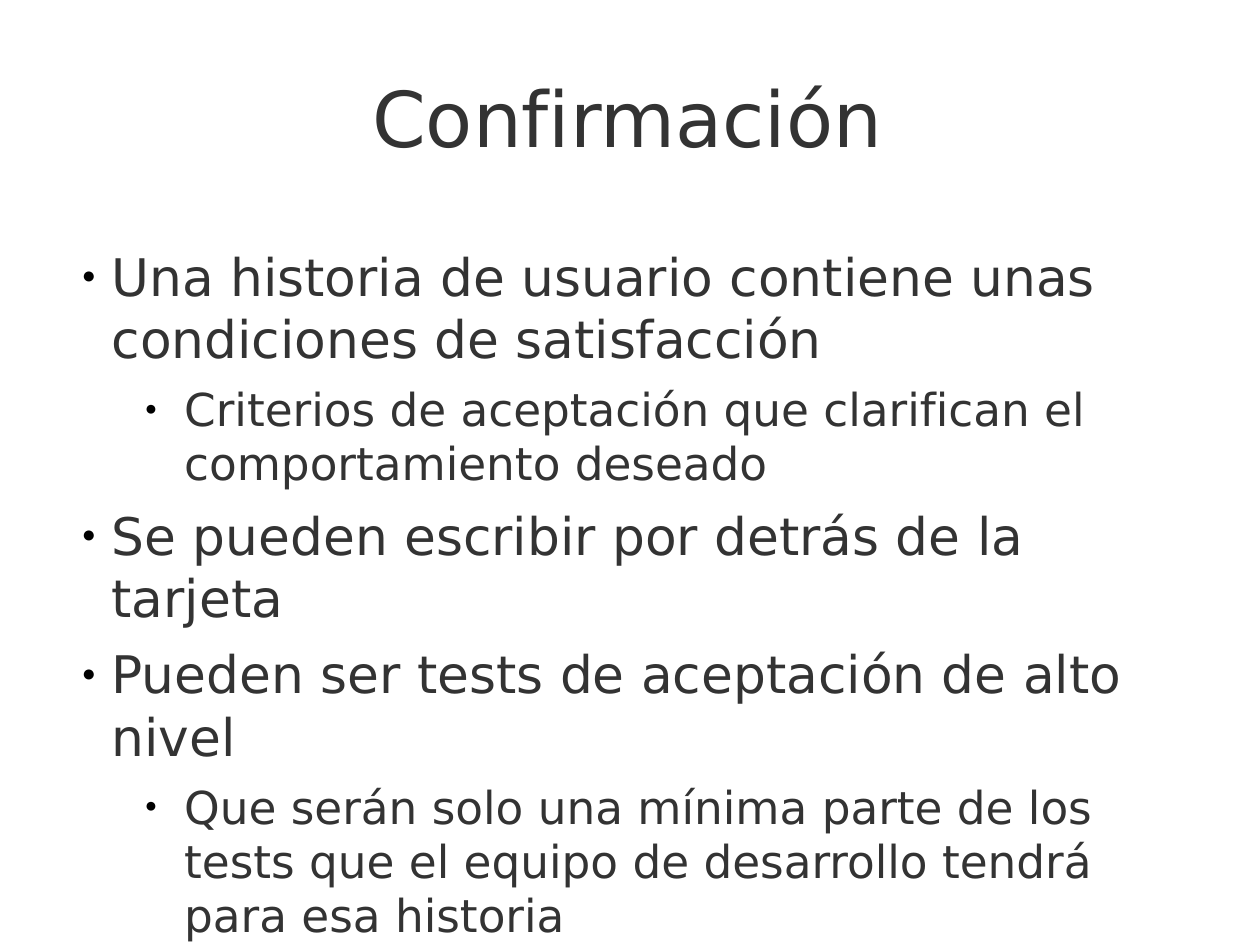
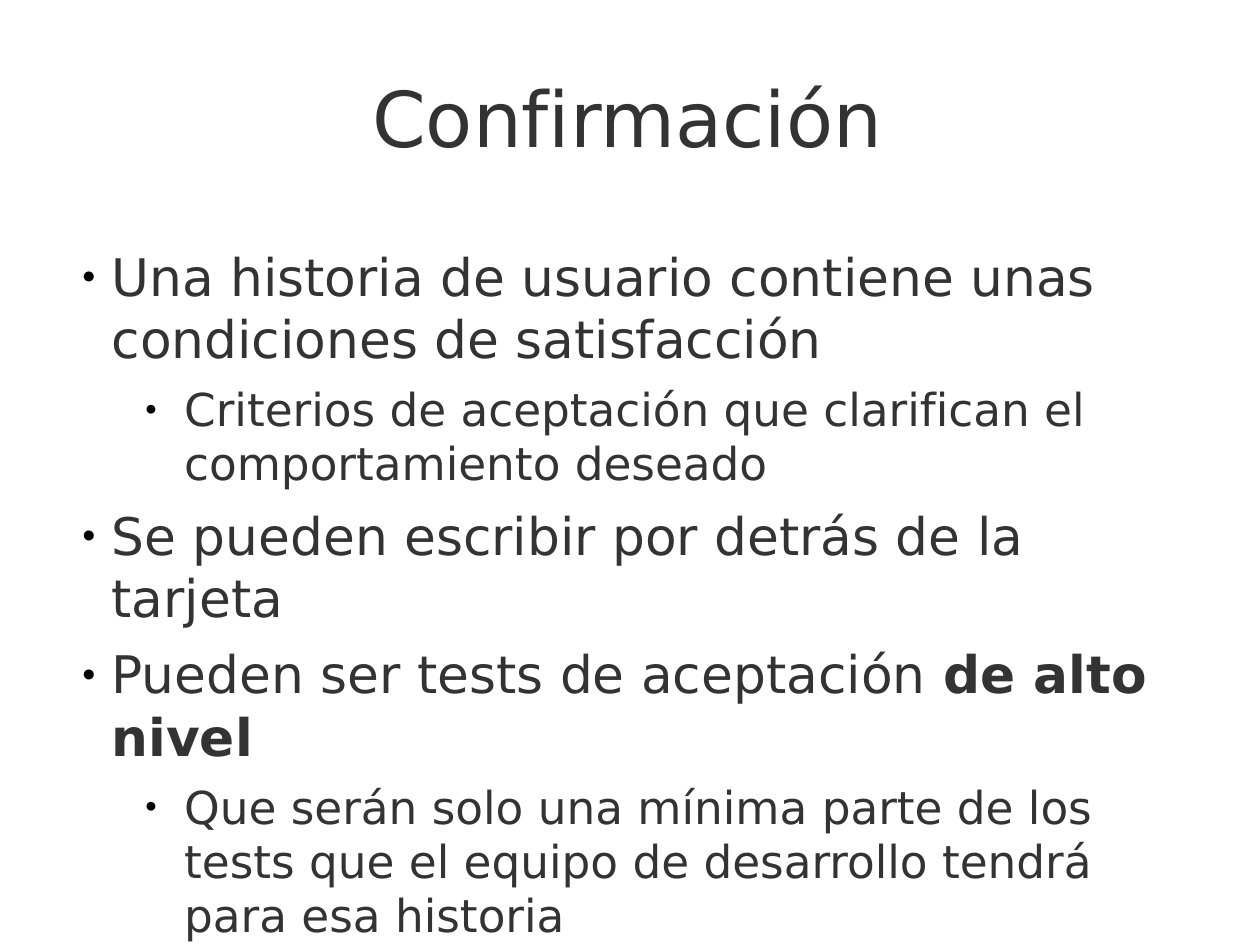
Before and after one commit to UNIZAR-30248-GeProSoft/scrum-slides, a slide deck: slide 14 of 7i_GPS-S04-Scrum-RequisitosHistoriasUsuario.odp. Drawn at 1260x945 pixels with LibreOffice and Linux fonts; fonts in the diff are those of the drawing; background and template pictures are left out. Boxes give left, top, right and bottom in pixels: in the first picture for what was removed or moved away, otherwise in the second. Text is boxed around its words. In the diff, an @@ line names an element or a change of style, - is before the commit and + after.

```diff
--- a/7i_GPS-S04-Scrum-RequisitosHistoriasUsuario.odp
+++ b/7i_GPS-S04-Scrum-RequisitosHistoriasUsuario.odp
@@ text at (112, 652, 1147, 757): bold on in "de alto nivel" @@
```
Also in this commit, not shown: 7 other slides changed.
